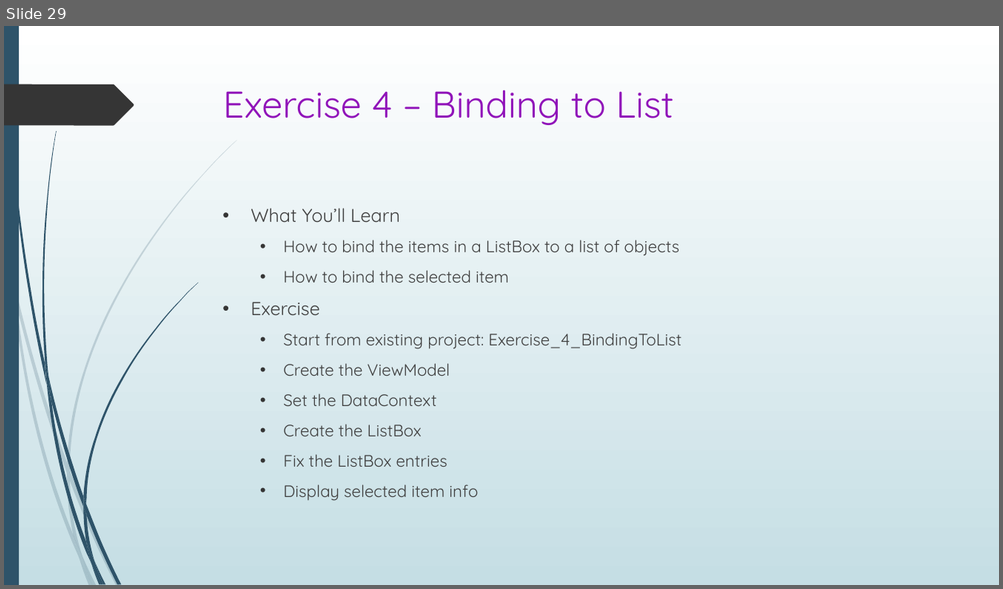
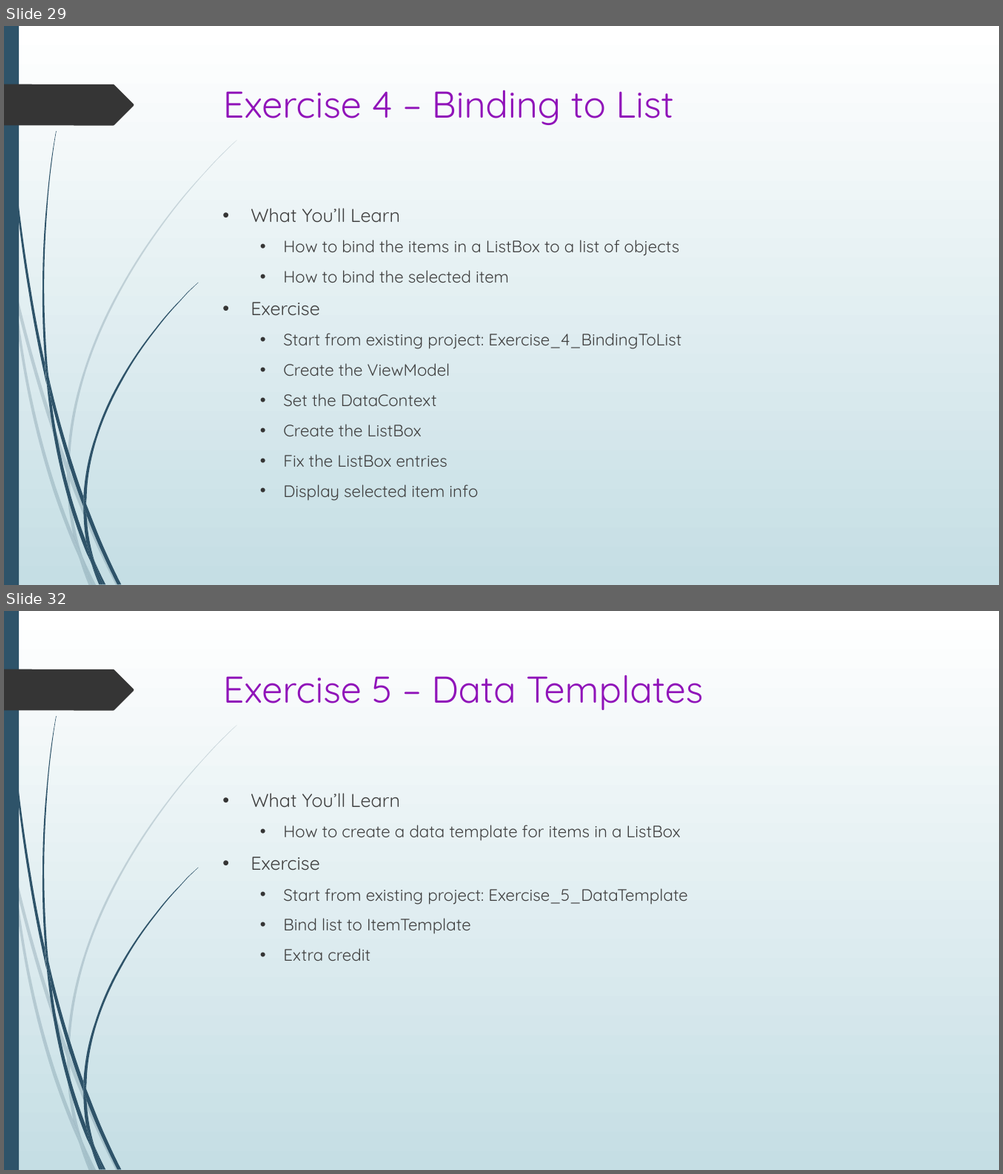
Before and after one commit to seanpsexton/wpf-workshop-solutions, a slide deck: WPF-Workshop-Sexton-Oct2023.pptx. Shown one above the other, each under a label of ours: slide 29 before the commit, slides 29 and 32 after it; the slides between them are not shown. The pictures are 1003x589 and 1003x1174 pixels, drawn with LibreOffice and Linux fonts; fonts in the diff are those of the drawing. Boxes give left, top, right and bottom in pixels: in the first picture for what was removed or moved away, otherwise in the second. Text is boxed around its words. In the diff, an @@ line names an element or a change of style, - is before the commit and + after.

```diff
--- a/WPF-Workshop-Sexton-Oct2023.pptx
+++ b/WPF-Workshop-Sexton-Oct2023.pptx
@@ slide 32 added at (4, 611, 999, 1170), background gradient #FFFFFF to #C5DEE5; not listed: 24 template elements that a slide beside it also shows @@
@@ title added at (223, 675, 703, 710), 36 pt, text #9013B9 @@
+Exercise 5 – Data Templates
@@ text added at (250, 793, 688, 961), 16 pt, text #404040 @@
+• What You’ll Learn
+  • How to create a data template for items in a ListBox
+• Exercise
+  • Start from existing project: Exercise_5_DataTemplate
+  • Bind list to ItemTemplate
+  • Extra credit
```
Also in this commit, not shown: 5 other slides added, 1 other file.
